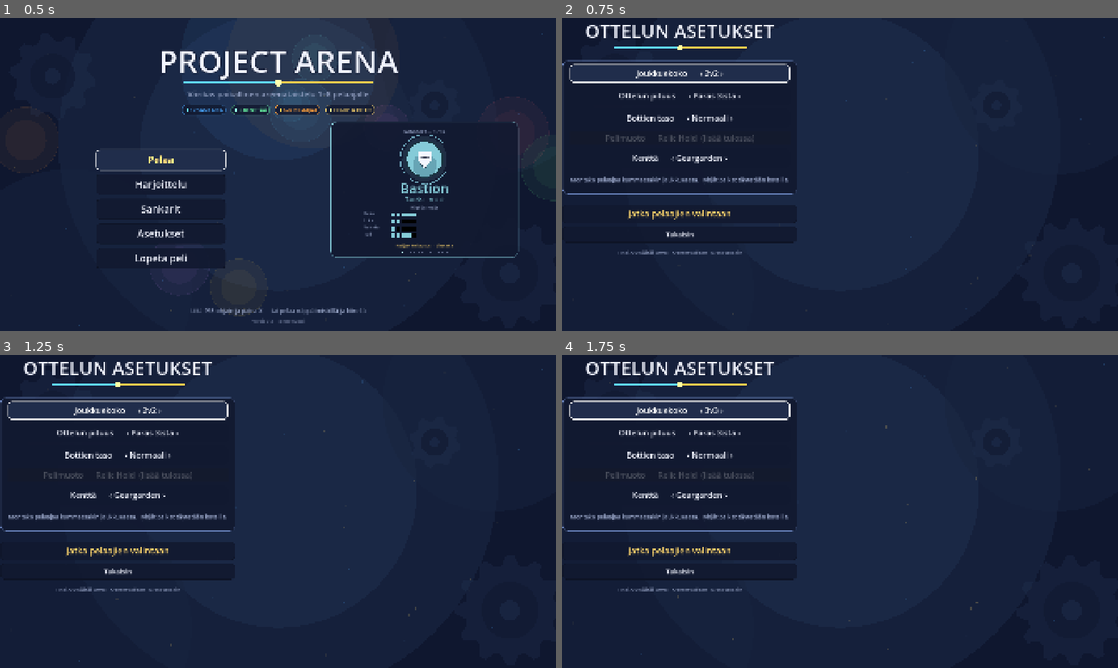
Above: before the commit, frames 1-4 (two rows, left to right).
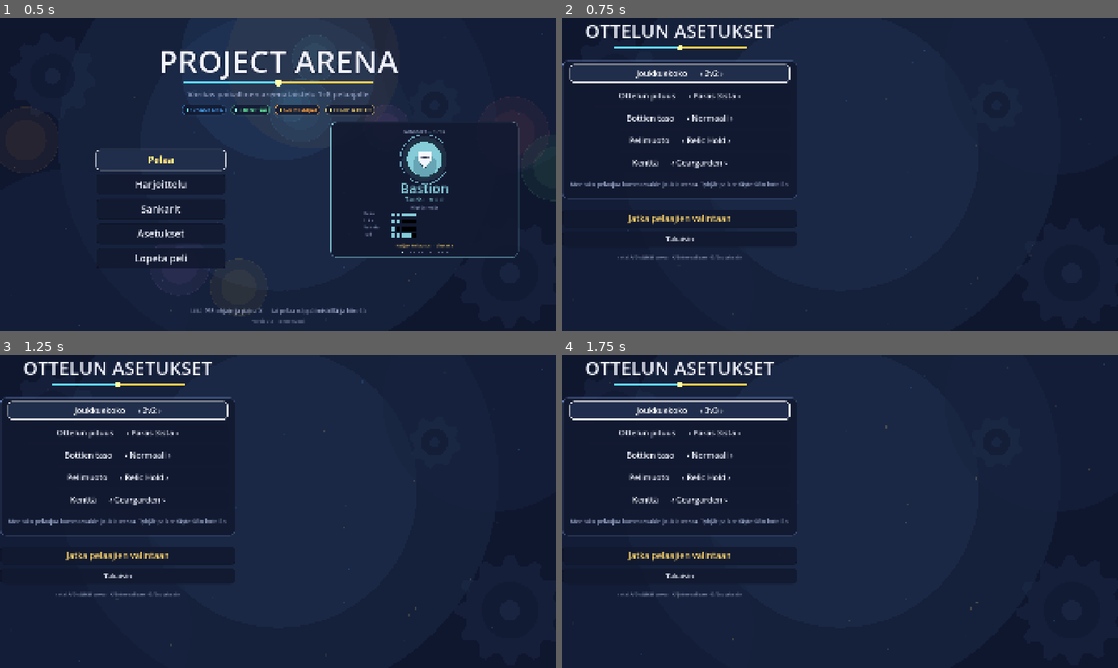
Above: after the commit, the same moments.

Repository: Zafgar/Brawlers
Game: Godot game, scene res://src/main.tscn
The game is run twice, just before and just after one commit, with the same random seed, the same clock (stepped at 60 frames per second) and the same inputs.
Inputs:
- Up to frame 1 (0.5 s): no input
- Up to frame 2 (0.75 s): click "Pelaa" at 0.5 s
- Up to frame 3 (1.25 s): no input
- Up to frame 4 (1.75 s): click "Joukkuekoko ‹ 2v2 ›" at 1.25 s

Frame 1 is identical in both runs. In frame 2, 2.8% of the frame differs, in the area x 0-43%, y 37-78%; in frame 3, 2.8%; in frame 4, 2.8%.

Commit message:
Uusi pelimuoto: Ydinvalta (King of the Hill)
Toinen pelimuoto Relic Holdin rinnalle. Valittavissa ottelun asetuksissa.

Ydinvalta: kentällä on hehkuva ydinalue, jota joukkueet valtaavat. Enemmistö
alueella olevista sankareista hallitsee sitä ja kerää hallinta-aikaa; 60 s
hallintaa voittaa erän. Ydin siirtyy uuteen kohtaan ~20 s välein, mikä
pakottaa liikkumaan eikä palkitse linnoittautumista. Aikaraja + ratkaisuhetki
kuten Relic Holdissa.

Toteutus hyödyntää olemassa olevaa reliikkiä "ytimenä": koth-tilassa reliikkiä
ei voi kantaa, se piirtyy valtausalueena (värittyy hallitsevan joukkueen
väriin), ja Arena laskee hallinnan alueella olevista sankareista. Näin botit
hakeutuvat ytimelle ja taistelevat siitä ILMAN AI-muutoksia (reliikki on aina
"vapaa" -> lähin botti menee sille, muut tukevat/taistelevat lähellä).

Muutokset:
- relic.gd: koth-lippu, ei poimintaa, valtausaluegrafiikka, control_team
- arena.gd: mode/score_target, _koth_physics/_koth_control/_koth_relocate,
  _setup_koth, holder_team(), pelimuototietoinen erä-intro. Relic Hold
  -logiikka ennallaan (koth haarautuu omaan polkuunsa).
- hud.gd: pelimuototietoinen pistetavoite ja hallitsijan korostus
- match_setup.gd: Pelimuoto-valinta (Relic Hold / Ydinvalta) auki
- game.gd: try_hero pakottaa Relic Holdin esikatseluun

Co-Authored-By: Claude Opus 4.8 <noreply@anthropic.com>
Claude-Session: https://claude.ai/code/session_01SqBgCfYgCzhYDAn38izic8

Diff:
--- a/src/arena/arena.gd
+++ b/src/arena/arena.gd
@@ -9,12 +9,23 @@
 const ROUND_TIME := 150.0
 const SUDDEN_DEATH_HOLD := 1.5
 const SUDDEN_DEATH_MAX := 45.0
+
+# Ydinvalta-pelimuoto
+const KOTH_TARGET := 60.0         # sekuntia ydinalueen hallintaa
+const KOTH_RADIUS := 175.0
+const KOTH_RELOCATE := 20.0       # kuinka usein ydin siirtyy
+
+var mode := "relic"               # "relic" tai "koth"
+var score_target := ROUND_TARGET
 
 var state: int = State.INTRO
 var round_number := 1
 var time_left := ROUND_TIME
 var relic_points := [0.0, 0.0]
 var sudden_death := false
+
+var _koth_relocate_timer := 0.0
+var _koth_spots: Array = []
 
 var map: MapBase = null
 var relic: Relic = null
@@ -37,6 +48,10 @@
 	relic = Relic.new()
 	relic.setup(self, map.relic_home())
 	add_child(relic)
+
+	mode = Game.mode_id
+	if mode == "koth":
+		_setup_koth()
 
 	for profile in Game.roster:
 		var hero := _make_hero(profile.hero_id)
@@ -122,6 +137,10 @@
 	if state != State.PLAY:
 		return
 
+	if mode == "koth":
+		_koth_physics(delta)
+		return
+
 	# Reliikin pisteet
 	if relic.carrier != null and is_instance_valid(relic.carrier):
 		var carrier := relic.carrier
@@ -164,6 +183,117 @@
 			_round_over(0 if relic_points[0] > relic_points[1] else 1)
 
 
+# --- Ydinvalta-pelimuoto ---
+
+func _setup_koth() -> void:
+	score_target = KOTH_TARGET
+	relic.koth = true
+	relic.zone_radius = KOTH_RADIUS
+	relic.z_index = -2
+	var half: Vector2 = map.size() / 2.0
+	_koth_spots = [
+		Vector2.ZERO,
+		Vector2(-half.x * 0.45, -half.y * 0.4),
+		Vector2(half.x * 0.45, -half.y * 0.4),
+		Vector2(-half.x * 0.45, half.y * 0.4),
+		Vector2(half.x * 0.45, half.y * 0.4),
+	]
+	for i in range(_koth_spots.size()):
+		_koth_spots[i] = map.clamp_to_field(_koth_spots[i], KOTH_RADIUS + 40.0)
+	relic.global_position = _koth_spots[0]
+	_koth_relocate_timer = KOTH_RELOCATE
+
+
+## Kumpi joukkue hallitsee ydinaluetta: enemmistö alueella olevista sankareista
+## hallitsee. Tasapeli (myös 0–0) on kiistelty -> -1, kukaan ei kerää pisteitä.
+func _koth_control() -> int:
+	var core: Vector2 = relic.global_position
+	var blue: int = heroes_in_circle(core, KOTH_RADIUS, 0).size()
+	var orange: int = heroes_in_circle(core, KOTH_RADIUS, 1).size()
+	if blue > orange:
+		return 0
+	if orange > blue:
+		return 1
+	return -1
+
+
+func _koth_physics(delta: float) -> void:
+	var holder := _koth_control()
+	relic.control_team = holder
+	if holder >= 0:
+		_last_holder_team = holder
+		for hero in heroes_in_circle(relic.global_position, KOTH_RADIUS, holder):
+			hero.profile.stats.carry_time += delta
+			hero.profile.add_score(delta * 1.5)
+			hero.add_ult(delta * 2.0)
+
+	if sudden_death:
+		if holder >= 0:
+			_sd_hold += delta
+			if _sd_hold >= SUDDEN_DEATH_HOLD:
+				_round_over(holder)
+				return
+		else:
+			_sd_hold = 0.0
+		_sd_elapsed += delta
+		if _sd_elapsed >= SUDDEN_DEATH_MAX:
+			var leader := 0 if relic_points[0] >= relic_points[1] else 1
+			if _last_holder_team >= 0 and relic_points[0] == relic_points[1]:
+				leader = _last_holder_team
+			_round_over(leader)
+		return
+
+	if holder >= 0:
+		relic_points[holder] += delta
+		if relic_points[holder] >= score_target:
+			_round_over(holder)
+			return
+	else:
+		_sd_hold = 0.0
+
+	_koth_relocate_timer -= delta
+	if _koth_relocate_timer <= 0.0:
+		_koth_relocate()
+
+	time_left -= delta
+	if time_left <= 0.0:
+		time_left = 0.0
+		if absf(relic_points[0] - relic_points[1]) < 0.5:
+			sudden_death = true
+			_sd_elapsed = 0.0
+			hud.show_banner("RATKAISUHETKI!", "Seuraava ytimen valtaus voittaa erän", 2.5)
+			AudioMgr.play("round_start", 0.05, -5.0)
+		else:
+			_round_over(0 if relic_points[0] > relic_points[1] else 1)
+
+
+func _koth_relocate() -> void:
+	_koth_relocate_timer = KOTH_RELOCATE
+	if _koth_spots.is_empty():
+		return
+	var current: Vector2 = relic.global_position
+	var choice: Vector2 = current
+	for _try in range(6):
+		var spot: Vector2 = _koth_spots[randi() % _koth_spots.size()]
+		if spot.distance_to(current) > 60.0:
+			choice = spot
+			break
+	relic.global_position = choice
+	relic.control_team = -1
+	if hud != null:
+		hud.show_banner("YDIN SIIRTYY", "Valtaa uusi ydinalue", 1.6)
+	AudioMgr.play("round_start", 0.05, -7.0)
+	Fx.ring(self, choice, Palette.glow(Palette.GOLD, 1.5), KOTH_RADIUS, 0.8, 6.0)
+
+
+func holder_team() -> int:
+	if mode == "koth":
+		return relic.control_team
+	if relic.carrier != null and is_instance_valid(relic.carrier):
+		return relic.carrier.team
+	return -1
+
+
 func _input(event: InputEvent) -> void:
 	if event.is_action_pressed("pause") and state == State.PLAY:
 		_toggle_pause()
@@ -179,6 +309,10 @@
 	_sd_hold = 0.0
 	_sd_elapsed = 0.0
 	relic.reset_to_home()
+	if mode == "koth":
+		relic.control_team = -1
+		relic.global_position = _koth_spots[0] if not _koth_spots.is_empty() else Vector2.ZERO
+		_koth_relocate_timer = KOTH_RELOCATE
 	for hero in heroes:
 		hero.reset_for_round()
 	_run_intro()
@@ -188,10 +322,14 @@
 	# Uusi taistelubiisi joka erälle -> vaihtelua erien välillä.
 	AudioMgr.play_music_pool("battle")
 	var wins_needed := Game.rounds_to_win
-	hud.show_banner("ERÄ %d" % round_number,
-		"Pidä reliikkiä — %d pistettä voittaa erän (voitot: %d/%d – %d/%d)" % [
-			int(ROUND_TARGET), Game.blue_rounds, wins_needed, Game.orange_rounds, wins_needed],
-		2.2)
+	var objective := ""
+	if mode == "koth":
+		objective = "Hallitse ydinaluetta — %d s hallintaa voittaa erän (voitot: %d/%d – %d/%d)" % [
+			int(KOTH_TARGET), Game.blue_rounds, wins_needed, Game.orange_rounds, wins_needed]
+	else:
+		objective = "Pidä reliikkiä — %d pistettä voittaa erän (voitot: %d/%d – %d/%d)" % [
+			int(ROUND_TARGET), Game.blue_rounds, wins_needed, Game.orange_rounds, wins_needed]
+	hud.show_banner("ERÄ %d" % round_number, objective, 2.2)
 	AudioMgr.play("round_start")
 	await get_tree().create_timer(2.2).timeout
 	for n in [3, 2, 1]:
--- a/src/arena/relic.gd
+++ b/src/arena/relic.gd
@@ -9,6 +9,12 @@
 
 var arena = null
 var carrier: Hero = null
+
+# Ydinvalta-tila: reliikkiä ei voi kantaa, se piirtyy valtausalueena ja
+# Arena laskee kumpi joukkue sitä hallitsee.
+var koth := false
+var control_team := -1              # -1 = kiistelty/tyhjä, 0/1 = hallitseva joukkue
+var zone_radius := 175.0
 
 var _time := 0.0
 var _drop_lock := 0.0
@@ -39,7 +45,7 @@
 			carrier = null
 		else:
 			global_position = carrier.global_position + Vector2(0, -74.0 + sin(_time * 4.0) * 4.0)
-	elif arena != null and arena.state == arena.State.PLAY and _drop_lock <= 0.0:
+	elif arena != null and arena.state == arena.State.PLAY and _drop_lock <= 0.0 and not koth:
 		for hero in arena.heroes:
 			if not is_instance_valid(hero) or not hero.alive or hero.iframes > 1.0:
 				continue
@@ -83,6 +89,9 @@
 
 
 func _draw() -> void:
+	if koth:
+		_draw_control_zone()
+		return
 	var bob := sin(_time * 3.0) * 5.0 if carrier == null else 0.0
 	var center := Vector2(0, -14.0 + bob)
 	var pulse := 0.9 + 0.1 * sin(_time * 5.0)
@@ -113,3 +122,25 @@
 	var spark_angle := _time * 2.0
 	var spark_pos := center + Vector2(cos(spark_angle), sin(spark_angle)) * 14.0
 	draw_circle(spark_pos, 2.5, Color(1, 1, 1, 0.9))
+
+
+## Ydinvalta: piirtää valtausalueen, joka värittyy hallitsevan joukkueen väriin.
+func _draw_control_zone() -> void:
+	var pulse := 0.5 + 0.5 * sin(_time * 2.5)
+	var col: Color = Palette.GOLD
+	if control_team >= 0:
+		col = Palette.team(control_team)
+	# Alue ja hehkureunus
+	draw_circle(Vector2.ZERO, zone_radius, Palette.with_alpha(col, 0.10 + pulse * 0.05))
+	draw_arc(Vector2.ZERO, zone_radius, 0.0, TAU, 52,
+		Palette.with_alpha(Palette.glow(col, 1.3), 0.6), 4.0)
+	draw_arc(Vector2.ZERO, zone_radius * (0.45 + pulse * 0.12), 0.0, TAU, 44,
+		Palette.with_alpha(col, 0.4), 2.0)
+	# Pyörivät merkit kehällä
+	for i in range(8):
+		var a := _time * 0.6 + TAU * i / 8.0
+		draw_circle(Vector2(cos(a), sin(a)) * zone_radius, 5.0,
+			Palette.with_alpha(Palette.glow(col, 1.4), 0.7))
+	# Hohtava ydin keskellä
+	draw_circle(Vector2.ZERO, 18.0 + pulse * 4.0, Palette.with_alpha(Palette.glow(col, 1.6), 0.5))
+	draw_circle(Vector2.ZERO, 9.0, Palette.glow(Color.WHITE, 1.3))
--- a/src/autoload/game.gd
+++ b/src/autoload/game.gd
@@ -140,6 +140,7 @@
 	team_size = 1
 	rounds_to_win = 1
 	bot_level = BotLevel.EASY
+	mode_id = "relic"
 
 	var human := PlayerProfile.new()
 	human.index = 0
--- a/src/ui/hud.gd
+++ b/src/ui/hud.gd
@@ -143,7 +143,7 @@
 		bg.set_border_width_all(2)
 		bg.draw(get_canvas_item(), Rect2(Vector2.ZERO, size))
 
-		var target: float = arena.ROUND_TARGET
+		var target: float = arena.score_target
 		var blue_frac: float = clampf(arena.team_points(0) / target, 0.0, 1.0)
 		var orange_frac: float = clampf(arena.team_points(1) / target, 0.0, 1.0)
 
@@ -155,11 +155,11 @@
 		draw_rect(Rect2(w - 12 - bar_half, bar_y, bar_half, bar_h), Color(0, 0, 0, 0.5))
 		var blue_color := Palette.TEAM_BLUE
 		var orange_color := Palette.TEAM_ORANGE
-		if arena.relic.carrier != null and is_instance_valid(arena.relic.carrier):
-			if arena.relic.carrier.team == 0:
-				blue_color = Palette.glow(Palette.TEAM_BLUE, 1.3 + 0.2 * sin(_time * 8.0))
-			else:
-				orange_color = Palette.glow(Palette.TEAM_ORANGE, 1.3 + 0.2 * sin(_time * 8.0))
+		var holder: int = arena.holder_team()
+		if holder == 0:
+			blue_color = Palette.glow(Palette.TEAM_BLUE, 1.3 + 0.2 * sin(_time * 8.0))
+		elif holder == 1:
+			orange_color = Palette.glow(Palette.TEAM_ORANGE, 1.3 + 0.2 * sin(_time * 8.0))
 		draw_rect(Rect2(12, bar_y, bar_half * blue_frac, bar_h), blue_color)
 		draw_rect(Rect2(w - 12 - bar_half * orange_frac, bar_y, bar_half * orange_frac, bar_h),
 			orange_color)
@@ -197,8 +197,9 @@
 		# Reliikin tila pieni timantti keskellä pippujen välissä
 		var gem_center := Vector2(w / 2.0, pip_y)
 		var gem_color := Palette.glow(Palette.GOLD, 1.5)
-		if arena.relic.carrier != null and is_instance_valid(arena.relic.carrier):
-			gem_color = Palette.glow(Palette.team(arena.relic.carrier.team), 1.5)
+		var gem_holder: int = arena.holder_team()
+		if gem_holder >= 0:
+			gem_color = Palette.glow(Palette.team(gem_holder), 1.5)
 		var pulse := 1.0 + 0.1 * sin(_time * 5.0)
 		var gem := PackedVector2Array([
 			gem_center + Vector2(0, -10) * pulse, gem_center + Vector2(8, 0) * pulse,
--- a/src/ui/match_setup.gd
+++ b/src/ui/match_setup.gd
@@ -20,7 +20,7 @@
 	"size": "Montako pelaajaa kummassakin joukkueessa. Tyhjät paikat täytetään boteilla.",
 	"rounds": "Paras kolmesta = kaksi erävoittoa, paras viidestä = kolme.",
 	"bots": "Taso vaikuttaa bottien reaktioihin ja tarkkuuteen — ei niiden voimaan.",
-	"mode": "Relic Hold: pidä reliikkiä hallussa — 40 pistettä voittaa erän.",
+	"mode": "Relic Hold: kanna reliikkiä pisteisiin. Ydinvalta: hallitse siirtyvää ydinaluetta yksin joukkueellasi.",
 	"map": "Geargarden: mekaaninen puutarha, jossa on kuljetinhihnoja ja rattaita.",
 }
 
@@ -66,8 +66,9 @@
 	bots_row.desc_key = "bots"
 	_add_row(inner, bots_row)
 
-	var mode_row := OptionRow.new("Pelimuoto", ["Relic Hold  (lisää tulossa)"], 0, Callable())
-	mode_row.locked = true
+	var mode_start: int = 0 if Game.mode_id == "relic" else 1
+	var mode_row := OptionRow.new("Pelimuoto", ["Relic Hold", "Ydinvalta"], mode_start,
+		func(i): Game.mode_id = "relic" if i == 0 else "koth")
 	mode_row.desc_key = "mode"
 	_add_row(inner, mode_row)
 
